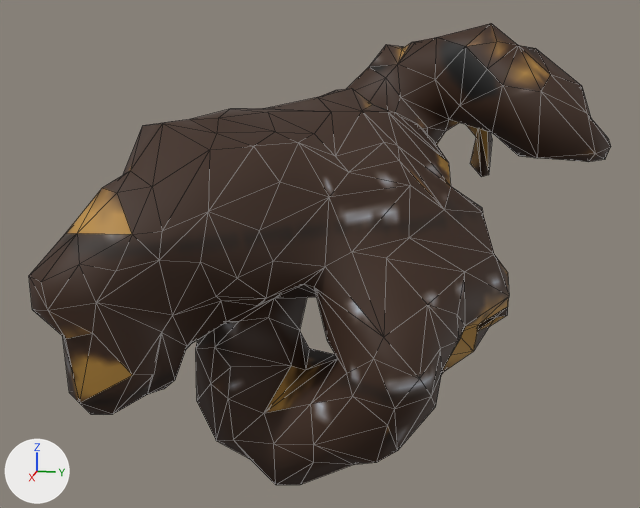
A saved change to the glTF model www/proto3d/models/beth/equipment/fitted/wren/wren_leather_rare_glove_L_lod1.glb.
Rendered twice from a 50 mm camera at (1.316, -0.099, 0.937) aimed at (0.383, -0.286, 0.704). Lighting does not change. The marker at lower left points along +X, +Y and +Z. The first picture is the older version. Mesh edges are drawn as thin lines. Vertices at exactly the same position are counted once.

The first picture shows 'wren_leather_rare_glove_L_lod1'.
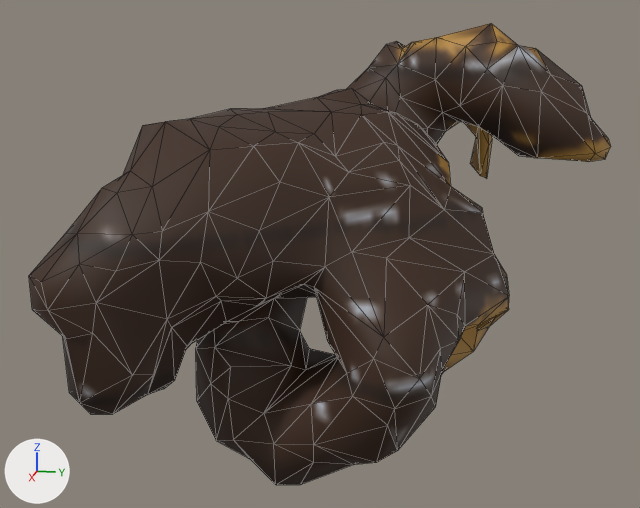
Location of each change, [x1, y1, x2, y2] in pixels of the pictures (640 x 508 px; the box of a moved part takes in the faces that stretch with it):
part 1 of me_wren_leather_rare_glove_l_hi_002, moved or reshaped
    before: [347, 45, 538, 177]
    after: [347, 41, 538, 179]
part 2 of me_wren_leather_rare_glove_l_hi_002, moved or reshaped
    both: [96, 88, 509, 413]
part 3 of me_wren_leather_rare_glove_l_hi_002, surface changed
    both: [59, 23, 611, 445]

What changed in the scene script:
```text
Change me_wren_leather_rare_glove_l_hi_002:
    used by ob_wren_leather_rare_glove_l_lod1; location = (0.0, 0.0, 0.0)
    remove me_wren_leather_rare_glove_l_hi_002.from_pydata(...)  # 773 vertices, 1574 faces; spans x 0.098..0.644, y -0.506..0.029, z 0.477..0.952
    add me_wren_leather_rare_glove_l_hi_002.from_pydata(...)  # 782 vertices, 1592 faces; spans x 0.097..0.644, y -0.506..0.029, z 0.477..0.952
    me_wren_leather_rare_glove_l_hi_002 part 1
    10 vertices are removed from x 0.102..0.23, y -0.253..-0.107, z 0.766..0.924
    50 faces are deleted
    3 vertices in x 0.116..0.203, y -0.307..-0.165, z 0.795..0.856 move by (0.001, 0.0, -0.001)
    13 vertices move from x 0.123..0.201, y -0.295..-0.11, z 0.76..0.901 to x 0.122..0.204, y -0.297..-0.111, z 0.761..0.9
    14 vertices are added at x 0.097..0.227, y -0.256..-0.099, z 0.755..0.931
    58 new faces join them
    me_wren_leather_rare_glove_l_hi_002 part 2
    26 vertices are removed from x 0.306..0.574, y -0.445..-0.081, z 0.57..0.86
    136 faces are deleted
    10 vertices move from x 0.31..0.476, y -0.422..-0.082, z 0.592..0.859 to x 0.309..0.473, y -0.422..-0.083, z 0.591..0.86
    31 vertices are added at x 0.306..0.567, y -0.449..-0.079, z 0.568..0.865
    146 new faces join them
    me_wren_leather_rare_glove_l_hi_002 part 3: 552 kept faces spanning x 0.098..0.644, y -0.506..0.029, z 0.517..0.952 get new texture (UV) coordinates
```
